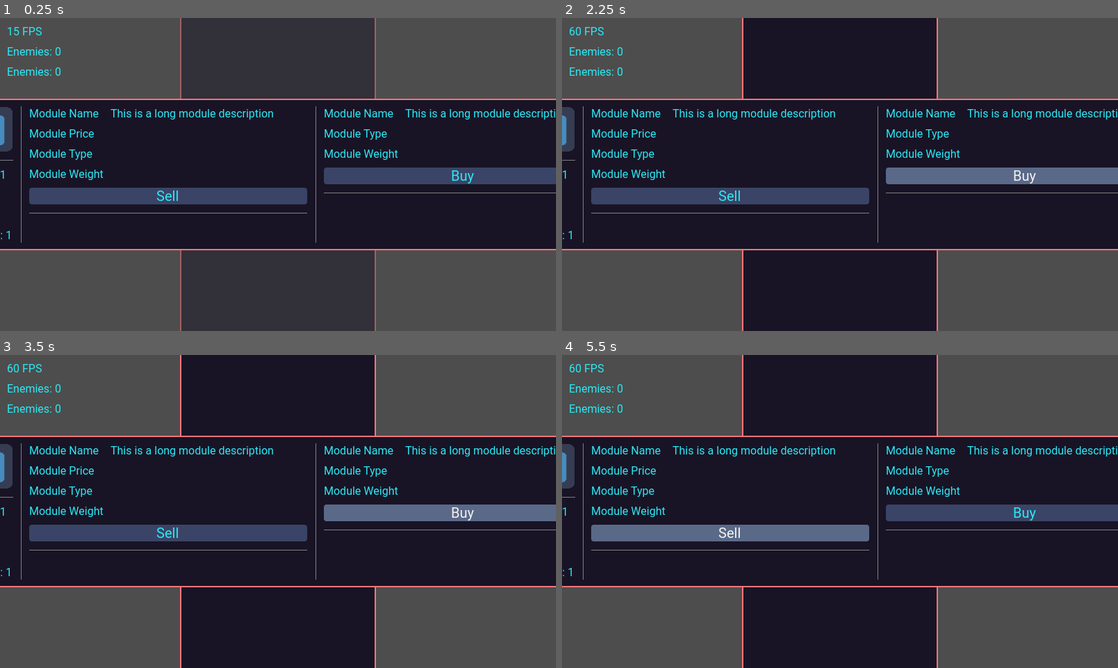
Above: before the commit, frames 1-4 (two rows, left to right).
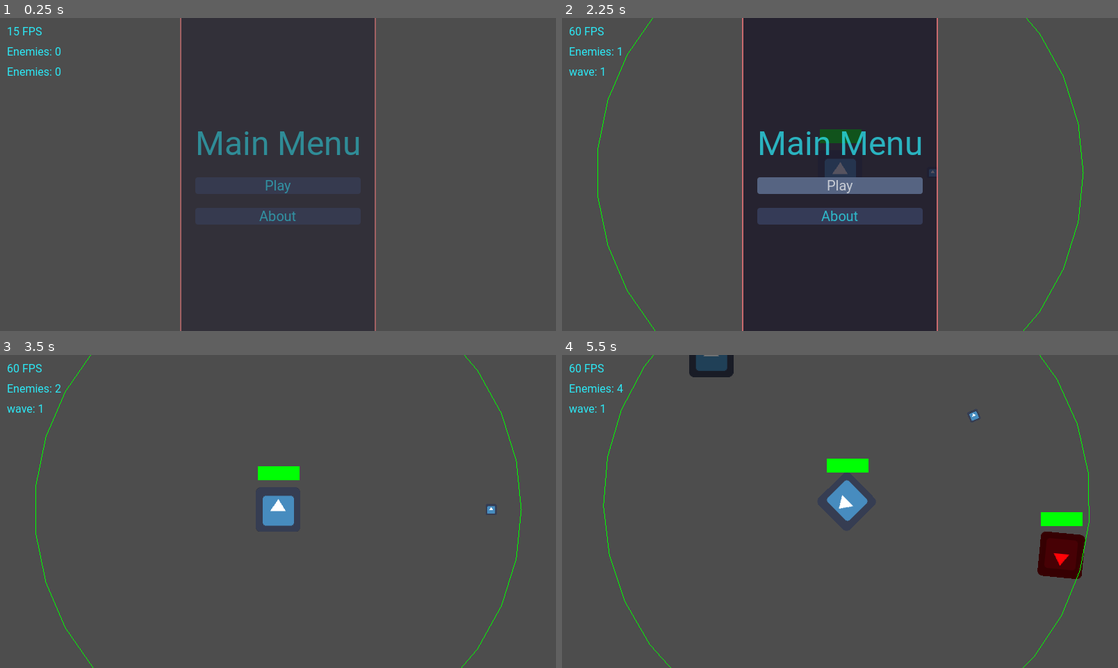
Above: after the commit, the same moments.

Repository: Bloodyaugust/ld-54
Game: Godot game, scene res://scenes/main.tscn
The game is run twice, just before and just after one commit, with the same random seed, the same clock (stepped at 60 frames per second) and the same inputs. The engine's default icon, where the game draws it, is replaced by a stand-in: a white triangle on a blue panel in a dark square.
Inputs (mouse positions are in pixels of both pictures, inside the frame that each line leads up to):
- Up to frame 1 (0.25 s): no input
- Up to frame 2 (2.25 s): click (728, 196) at 0.5 s, where only the run before the commit has a clickable "Sell"; click (1023, 174) at 1.25 s, where only the run before the commit has a clickable "Buy"; click "Play" at 2 s
- Up to frame 3 (3.5 s): click (278, 524) at 2.75 s, where only the run before the commit has a clickable "Play"
- Up to frame 4 (5.5 s): click (840, 552) at 3.5 s, where only the run before the commit has a clickable "About"; tap Enter at 4.25 s; move the mouse to (962, 495) at 4.27 s; hold Right (ui_right) 4.28-5 s; click (962, 495) at 4.42 s; drag from (728, 527) to (812, 574) at 5.02 s

The runs differ from the first frame. In frame 1, 48% of the frame differs, in the area x 0-100%, y 25-75%; in frame 2, 38%; in frame 3, 67%; in frame 4, 67%, in the area x 0-100%, y 0-100%.

Commit message:
Add initial functionality for Upgrade view
- Upgrades are listed and can be bought
- Gameplay loop and events adjusted/introduced to pause spawning while upgrading
- TODO: "pause" player while upgrading, list player modules, allow selling of player modules, update player ship stats, enforce cost and weight restrictions

Diff:
--- a/autoloads/Store.gd
+++ b/autoloads/Store.gd
@@ -3,6 +3,7 @@
 const PersistentStore := preload("res://scripts/classes/PersistentStore.gd")
 const RUN_SCENE: PackedScene = preload("res://scenes/run.tscn")
 
+signal next_wave
 signal state_changed(state_key, substate)
 
 var persistent_store:Resource
--- a/autoloads/ViewController.gd
+++ b/autoloads/ViewController.gd
@@ -7,6 +7,7 @@
   GAME_OVER,
   MAIN_MENU,
   SPLASH,
+  UPGRADE,
   NONE,
 }
 
--- a/constants/GameConstants.gd
+++ b/constants/GameConstants.gd
@@ -3,6 +3,7 @@
 const GAME_IN_PROGRESS = "GAME_IN_PROGRESS"
 const GAME_OVER = "GAME_OVER"
 const GAME_STARTING = "GAME_STARTING"
+const GAME_UPGRADING = "GAME_UPGRADING"
 const SAFE_RADIUS: float = 1500.0
 const SAFE_RADIUS_LOSE_TIME: float = 5.0
 
--- a/data/module.gd
+++ b/data/module.gd
@@ -1,6 +1,9 @@
 extends Resource
 class_name ModuleData
 
+@export var cost: int
+@export var description: String
+@export var name: String
 @export var projectile_scene: PackedScene
 @export var radius: float
 @export var reload_time: float
--- a/data/modules/basic_armor.tres
+++ b/data/modules/basic_armor.tres
@@ -4,8 +4,12 @@
 
 [resource]
 script = ExtResource("1_67lu2")
+cost = 5
+description = "Gives decent structural integrity for the price, but is pretty heavy."
+name = "Basic Armor"
+radius = 0.0
 reload_time = 0.0
 structural_integrity = 10.0
 thrust = 0.0
 type = 2
-weight = 0.0
+weight = 10.0
--- a/data/modules/basic_cannon.tres
+++ b/data/modules/basic_cannon.tres
@@ -5,10 +5,13 @@
 
 [resource]
 script = ExtResource("1_unh2b")
+cost = 10
+description = "A simple weapon that slings unguided, low-damage projectiles. Very heavy, adds little integrity."
+name = "Basic Cannon"
 projectile_scene = ExtResource("1_xjbcr")
 radius = 350.0
 reload_time = 0.5
 structural_integrity = 1.0
 thrust = 0.0
 type = 1
-weight = 10.0
+weight = 20.0
--- a/data/modules/basic_engine.tres
+++ b/data/modules/basic_engine.tres
@@ -4,7 +4,12 @@
 
 [resource]
 script = ExtResource("1_ljfn7")
+cost = 20
+description = "A lightweight but expensive option to increase your thrust. Integrity of a paperweight."
+name = "Basic Engine"
+radius = 0.0
+reload_time = 0.0
 structural_integrity = 1.0
 thrust = 5.0
 type = 0
-weight = 10.0
+weight = 5.0
--- a/scenes/main.tscn
+++ b/scenes/main.tscn
@@ -1,13 +1,12 @@
-[gd_scene load_steps=12 format=3 uid="uid://bfjaqu2i4i63i"]
+[gd_scene load_steps=11 format=3 uid="uid://bfjaqu2i4i63i"]
 
 [ext_resource type="Script" path="res://views/FPS.gd" id="1"]
 [ext_resource type="Texture2D" uid="uid://4typrc2p2rra" path="res://icon.png" id="2"]
 [ext_resource type="Theme" uid="uid://co811ue55i33m" path="res://resources/base_theme.tres" id="2_1ffbx"]
 [ext_resource type="Script" path="res://views/MainMenu.gd" id="4"]
 [ext_resource type="Script" path="res://views/Splash.gd" id="6"]
-[ext_resource type="PackedScene" uid="uid://2sw8aqujxl0l" path="res://views/components/ShipModule.tscn" id="7_fiv3j"]
+[ext_resource type="Script" path="res://views/Upgrade.gd" id="7_4fpl0"]
 [ext_resource type="Script" path="res://views/About.gd" id="7_xk6j8"]
-[ext_resource type="PackedScene" uid="uid://bh0517fnwt4i1" path="res://views/components/StoreModule.tscn" id="8_f577g"]
 
 [sub_resource type="GDScript" id="GDScript_tj7yk"]
 script/source = "extends Label
@@ -215,6 +214,7 @@
 vertical_alignment = 1
 
 [node name="Upgrade" type="Control" parent="UIRoot"]
+visible = false
 layout_mode = 3
 anchors_preset = 15
 anchor_right = 1.0
@@ -222,6 +222,7 @@
 grow_horizontal = 2
 grow_vertical = 2
 theme = ExtResource("2_1ffbx")
+script = ExtResource("7_4fpl0")
 
 [node name="PanelContainer" type="PanelContainer" parent="UIRoot/Upgrade"]
 layout_mode = 1
@@ -230,10 +231,10 @@
 anchor_top = 0.5
 anchor_right = 0.5
 anchor_bottom = 0.5
-offset_left = -20.0
-offset_top = -20.0
-offset_right = 20.0
-offset_bottom = 20.0
+offset_left = -478.0
+offset_top = -115.0
+offset_right = 478.0
+offset_bottom = 115.0
 grow_horizontal = 2
 grow_vertical = 2
 
@@ -249,6 +250,7 @@
 [node name="TextureRect" type="TextureRect" parent="UIRoot/Upgrade/PanelContainer/MarginContainer/HBoxContainer/ShipStats"]
 layout_mode = 2
 texture = ExtResource("2")
+stretch_mode = 5
 
 [node name="HSeparator" type="HSeparator" parent="UIRoot/Upgrade/PanelContainer/MarginContainer/HBoxContainer/ShipStats"]
 layout_mode = 2
@@ -256,19 +258,23 @@
 [node name="VBoxContainer" type="VBoxContainer" parent="UIRoot/Upgrade/PanelContainer/MarginContainer/HBoxContainer/ShipStats"]
 layout_mode = 2
 
-[node name="Label" type="Label" parent="UIRoot/Upgrade/PanelContainer/MarginContainer/HBoxContainer/ShipStats/VBoxContainer"]
+[node name="ShipIntegrity" type="Label" parent="UIRoot/Upgrade/PanelContainer/MarginContainer/HBoxContainer/ShipStats/VBoxContainer"]
+unique_name_in_owner = true
 layout_mode = 2
 text = "Integrity: 1"
 
-[node name="Label2" type="Label" parent="UIRoot/Upgrade/PanelContainer/MarginContainer/HBoxContainer/ShipStats/VBoxContainer"]
+[node name="ShipWeight" type="Label" parent="UIRoot/Upgrade/PanelContainer/MarginContainer/HBoxContainer/ShipStats/VBoxContainer"]
+unique_name_in_owner = true
 layout_mode = 2
 text = "Weight: 1"
 
-[node name="Label3" type="Label" parent="UIRoot/Upgrade/PanelContainer/MarginContainer/HBoxContainer/ShipStats/VBoxContainer"]
+[node name="ShipThrust" type="Label" parent="UIRoot/Upgrade/PanelContainer/MarginContainer/HBoxContainer/ShipStats/VBoxContainer"]
+unique_name_in_owner = true
 layout_mode = 2
 text = "Thrust: 1"
 
-[node name="Label4" type="Label" parent="UIRoot/Upgrade/PanelContainer/MarginContainer/HBoxContainer/ShipStats/VBoxContainer"]
+[node name="ShipWeapons" type="Label" parent="UIRoot/Upgrade/PanelContainer/MarginContainer/HBoxContainer/ShipStats/VBoxContainer"]
+unique_name_in_owner = true
 layout_mode = 2
 text = "Weapons: 1"
 
@@ -280,12 +286,10 @@
 layout_mode = 2
 horizontal_scroll_mode = 0
 
-[node name="VBoxContainer" type="VBoxContainer" parent="UIRoot/Upgrade/PanelContainer/MarginContainer/HBoxContainer/ShipModules"]
+[node name="ShipModulesList" type="VBoxContainer" parent="UIRoot/Upgrade/PanelContainer/MarginContainer/HBoxContainer/ShipModules"]
+unique_name_in_owner = true
 layout_mode = 2
 size_flags_horizontal = 3
-
-[node name="ShipModule" parent="UIRoot/Upgrade/PanelContainer/MarginContainer/HBoxContainer/ShipModules/VBoxContainer" instance=ExtResource("7_fiv3j")]
-layout_mode = 2
 
 [node name="VSeparator2" type="VSeparator" parent="UIRoot/Upgrade/PanelContainer/MarginContainer/HBoxContainer"]
 layout_mode = 2
@@ -295,9 +299,16 @@
 layout_mode = 2
 horizontal_scroll_mode = 0
 
-[node name="VBoxContainer" type="VBoxContainer" parent="UIRoot/Upgrade/PanelContainer/MarginContainer/HBoxContainer/StoreModules"]
+[node name="StoreModulesList" type="VBoxContainer" parent="UIRoot/Upgrade/PanelContainer/MarginContainer/HBoxContainer/StoreModules"]
+unique_name_in_owner = true
 layout_mode = 2
 size_flags_horizontal = 3
 
-[node name="StoreModule" parent="UIRoot/Upgrade/PanelContainer/MarginContainer/HBoxContainer/StoreModules/VBoxContainer" instance=ExtResource("8_f577g")]
-layout_mode = 2
+[node name="VSeparator3" type="VSeparator" parent="UIRoot/Upgrade/PanelContainer/MarginContainer/HBoxContainer"]
+layout_mode = 2
+
+[node name="NextWave" type="Button" parent="UIRoot/Upgrade/PanelContainer/MarginContainer/HBoxContainer"]
+unique_name_in_owner = true
+custom_minimum_size = Vector2(110, 2.08165e-12)
+layout_mode = 2
+text = "Next Wave"
--- a/scripts/controllers/SpawnController.gd
+++ b/scripts/controllers/SpawnController.gd
@@ -26,6 +26,7 @@
 var _points_remaining_in_wave: int = POINTS_PER_WAVE
 var _remaining_enemies: int = 0.0
 var _time_to_spawn: float = 0.0
+var _upgrading: bool = false
 var _wave: int = 0
 
 func _on_enemy_ship_died() -> void:
@@ -38,12 +39,19 @@
       _wave += 1
       _points_remaining_in_wave = POINTS_PER_WAVE * (_wave * POINTS_PER_WAVE_SCALAR)
       Store.set_state("wave", _wave + 1)
+      Store.set_state("game", GameConstants.GAME_UPGRADING)
+      _upgrading = true
+      ViewController.set_client_view(ViewController.CLIENT_VIEWS.UPGRADE)
 
 func _on_player_ship_died() -> void:
   _player_dead = true
 
+func _on_store_next_wave() -> void:
+  _upgrading = false
+  Store.set_state("game", GameConstants.GAME_IN_PROGRESS)
+
 func _process(delta) -> void:
-  if !_player_dead:
+  if !_player_dead && !_upgrading:
     _time_to_spawn -= delta
 
     if _time_to_spawn <= 0.0 && _points_remaining_in_wave > 0:
@@ -59,4 +67,5 @@
       _remaining_enemies += 1
 
 func _ready() -> void:
+  Store.next_wave.connect(_on_store_next_wave)
   _player_ship.died.connect(_on_player_ship_died)
--- /dev/null
+++ b/views/Upgrade.gd
@@ -0,0 +1,49 @@
+extends Control
+
+const MODULES: Array[ModuleData] = [
+  preload("res://data/modules/basic_armor.tres"),
+  preload("res://data/modules/basic_cannon.tres"),
+  preload("res://data/modules/basic_engine.tres"),
+]
+const SHIP_MODULE_COMPONENT: PackedScene = preload("res://views/components/ShipModule.tscn")
+const STORE_MODULE_COMPONENT: PackedScene = preload("res://views/components/StoreModule.tscn")
+
+@onready var _next_wave: Button = %NextWave
+@onready var _ship_integrity_label: Label = %ShipIntegrity
+@onready var _ship_weight_label: Label = %ShipWeight
+@onready var _ship_thrust_label: Label = %ShipThrust
+@onready var _ship_weapons_label: Label = %ShipWeapons
+@onready var _ship_modules_list: VBoxContainer = %ShipModulesList
+@onready var _store_modules_list: VBoxContainer = %StoreModulesList
+
+var _player_ship
+
+func _on_next_wave_pressed() -> void:
+  ViewController.set_client_view(ViewController.CLIENT_VIEWS.NONE)
+  Store.next_wave.emit()
+
+func _on_store_module_bought(module: ModuleData) -> void:
+  _player_ship.add_module(module)
+
+func _on_state_changed(state_key, substate):
+  match state_key:
+    "game":
+      match substate:
+        GameConstants.GAME_IN_PROGRESS:
+          if !GDUtil.reference_safe(_player_ship):
+            _player_ship = get_tree().get_first_node_in_group("player")
+        GameConstants.GAME_OVER:
+          _player_ship = null
+
+func _ready():
+  Store.state_changed.connect(self._on_state_changed)
+  _next_wave.pressed.connect(_on_next_wave_pressed)
+
+  ViewController.register_view(ViewController.CLIENT_VIEWS.UPGRADE, self)
+
+  for _module in MODULES:
+    var _new_store_module_component: Control = STORE_MODULE_COMPONENT.instantiate()
+
+    _new_store_module_component.bought.connect(_on_store_module_bought)
+    _new_store_module_component.module = _module
+    _store_modules_list.add_child(_new_store_module_component)
--- a/views/components/ShipModule.tscn
+++ b/views/components/ShipModule.tscn
@@ -14,10 +14,6 @@
 [node name="Label" type="Label" parent="HBoxContainer/VBoxContainer"]
 layout_mode = 2
 text = "Module Name"
-
-[node name="Label2" type="Label" parent="HBoxContainer/VBoxContainer"]
-layout_mode = 2
-text = "Module Price"
 
 [node name="Label3" type="Label" parent="HBoxContainer/VBoxContainer"]
 layout_mode = 2
--- /dev/null
+++ b/views/components/StoreModule.gd
@@ -0,0 +1,27 @@
+extends Control
+
+signal bought(module: ModuleData)
+
+var module: ModuleData
+
+@onready var _buy_button: Button = %Buy
+@onready var _module_name_label: Label = %Name
+@onready var _module_type_label: Label = %Type
+@onready var _module_weight_label: Label = %Weight
+@onready var _module_description_label: Label = %Description
+
+func _on_buy_pressed() -> void:
+  bought.emit(module)
+
+func _on_state_changed(_state_key, _substate):
+  pass
+
+func _ready():
+  Store.state_changed.connect(self._on_state_changed)
+  _buy_button.pressed.connect(_on_buy_pressed)
+
+  _buy_button.text = "Buy (%s)" % module.cost
+  _module_name_label.text = "Name: %s" % module.name
+  _module_type_label.text = "Type: %s" % module.type
+  _module_weight_label.text = "Weight: %s" % module.weight
+  _module_description_label.text = module.description
--- a/views/components/StoreModule.tscn
+++ b/views/components/StoreModule.tscn
@@ -1,9 +1,11 @@
-[gd_scene load_steps=2 format=3 uid="uid://bh0517fnwt4i1"]
+[gd_scene load_steps=3 format=3 uid="uid://bh0517fnwt4i1"]
 
 [ext_resource type="Theme" uid="uid://co811ue55i33m" path="res://resources/base_theme.tres" id="1_ccx7p"]
+[ext_resource type="Script" path="res://views/components/StoreModule.gd" id="2_fdx6p"]
 
 [node name="StoreModule" type="VBoxContainer"]
 theme = ExtResource("1_ccx7p")
+script = ExtResource("2_fdx6p")
 
 [node name="HBoxContainer" type="HBoxContainer" parent="."]
 layout_mode = 2
@@ -11,26 +13,31 @@
 [node name="VBoxContainer" type="VBoxContainer" parent="HBoxContainer"]
 layout_mode = 2
 
-[node name="Label" type="Label" parent="HBoxContainer/VBoxContainer"]
+[node name="Name" type="Label" parent="HBoxContainer/VBoxContainer"]
+unique_name_in_owner = true
 layout_mode = 2
 text = "Module Name"
 
-[node name="Label3" type="Label" parent="HBoxContainer/VBoxContainer"]
+[node name="Type" type="Label" parent="HBoxContainer/VBoxContainer"]
+unique_name_in_owner = true
 layout_mode = 2
 text = "Module Type"
 
-[node name="Label4" type="Label" parent="HBoxContainer/VBoxContainer"]
+[node name="Weight" type="Label" parent="HBoxContainer/VBoxContainer"]
+unique_name_in_owner = true
 layout_mode = 2
 text = "Module Weight"
 
-[node name="Label" type="Label" parent="HBoxContainer"]
+[node name="Description" type="Label" parent="HBoxContainer"]
+unique_name_in_owner = true
 layout_mode = 2
 size_flags_horizontal = 3
 size_flags_vertical = 0
 text = "This is a long module description"
 autowrap_mode = 3
 
-[node name="Button" type="Button" parent="."]
+[node name="Buy" type="Button" parent="."]
+unique_name_in_owner = true
 layout_mode = 2
 text = "Buy"
 
